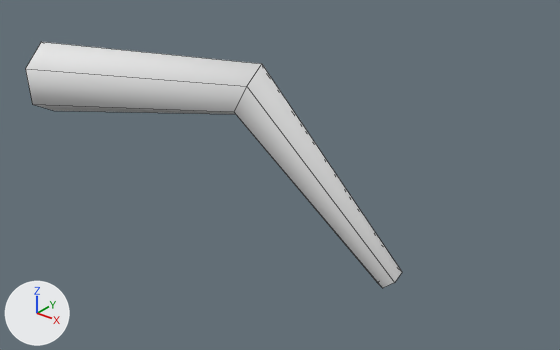
What one commit did to the FBX model unity/Assets/Art/Models/Higurashi_Leg1.fbx.
Rendered twice from a 50 mm camera at (0.54, -0.364, 0.21) aimed at (0.184, 0.08, -0.066). Lighting does not change. The marker at lower left points along +X, +Y and +Z. The picture after the commit comes second. Mesh edges are drawn as thin lines. Where no turn or scale is listed for an object, it has been applied to the vertices.

The first picture shows 'Higurashi_Leg1'.
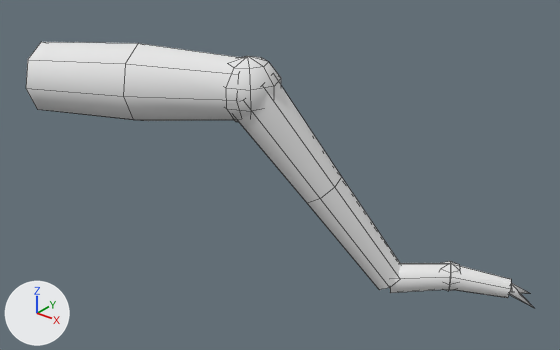
What differs and where, as boxes (x1, y1, x2, y2) in the pictures (560 x 350 px; the box of a moved part takes in the faces that stretch with it):
'Higurashi_Leg1', reshaped (35% wider, 8% taller)
    before: (26, 42, 402, 288)
    after: (26, 42, 534, 308)
part 1 of me_higurashi_leg1, added
    after: (225, 56, 281, 122)
part 2 of me_higurashi_leg1, added
    after: (441, 261, 461, 291)
part 3 of me_higurashi_leg1, added
    after: (237, 83, 400, 290)
part 4 of me_higurashi_leg1, added
    after: (390, 263, 511, 298)
part 5 of me_higurashi_leg1, moved or reshaped
    before: (26, 42, 402, 288)
    after: (26, 42, 241, 121)
part 6 of me_higurashi_leg1, added
    after: (509, 283, 534, 308)

Edits to the bpy script that builds the scene:
```text
Change me_higurashi_leg1:
    used by ob_higurashi_leg1; location = (0.0, 0.0, 0.0)
    verts and faces of me_higurashi_leg1; kept vertices keep their numbers, new ones are numbered from 18
    remove me_higurashi_leg1.from_pydata(...)  # 18 vertices, 12 faces; spans x -0.009..0.279, y -0.025..0.131, z -0.157..0.031
    add me_higurashi_leg1.from_pydata(...)  # 130 vertices, 116 faces; spans x -0.01..0.376, y -0.028..0.189, z -0.164..0.037
    me_higurashi_leg1 part 1: a new loose piece, a UV sphere (8 segments, 5 rings, poles along z) spanning x 0.145..0.195, y 0.035..0.085, z -0.016..0.036, in mat_vertexcolor (white #e7e7e7)
    me_higurashi_leg1 part 2: a new loose piece, a UV sphere (6 segments, 4 rings, poles along z) spanning x 0.299..0.324, y 0.134..0.156, z -0.157..-0.131, in mat_vertexcolor (white #e7e7e7)
    me_higurashi_leg1 part 3: a new loose piece of 24 vertices spanning x 0.15..0.282, y 0.039..0.133, z -0.158..0.024, in mat_vertexcolor (white #e7e7e7)
    me_higurashi_leg1 part 4: a new loose piece of 18 vertices spanning x 0.263..0.357, y 0.109..0.176, z -0.164..-0.132, in mat_vertexcolor (white #e7e7e7)
    me_higurashi_leg1 part 5
    16 vertices are removed from x -0.009..0.279, y -0.025..0.131, z -0.157..0.031
    12 faces are deleted
    22 vertices are added at x -0.01..0.178, y -0.028..0.083, z -0.027..0.037
    16 new faces join them
    me_higurashi_leg1 part 6
    add verts[40] = (0.355, 0.17, -0.147)  # pixel (511, 283)
    add verts[41] = (0.353, 0.164, -0.152)
    add verts[42] = (0.35, 0.169, -0.156)
    add verts[43] = (0.352, 0.175, -0.152)
    add verts[44] = (0.376, 0.171, -0.162)  # pixel (534, 308)
    add verts[45] = (0.354, 0.171, -0.147)  # pixel (511, 282)
    add verts[46] = (0.357, 0.166, -0.152)  # pixel (511, 291)
    add verts[47] = (0.351, 0.168, -0.156)
    add verts[48] = (0.348, 0.172, -0.152)
    add verts[49] = (0.365, 0.189, -0.162)  # pixel (530, 293)
    add faces += [(40, 41, 44), (41, 42, 44), (42, 43, 44), (40, 44, 43), (45, 46, 49), (46, 47, 49)]
    add faces += [(47, 48, 49), (45, 49, 48)]
```
